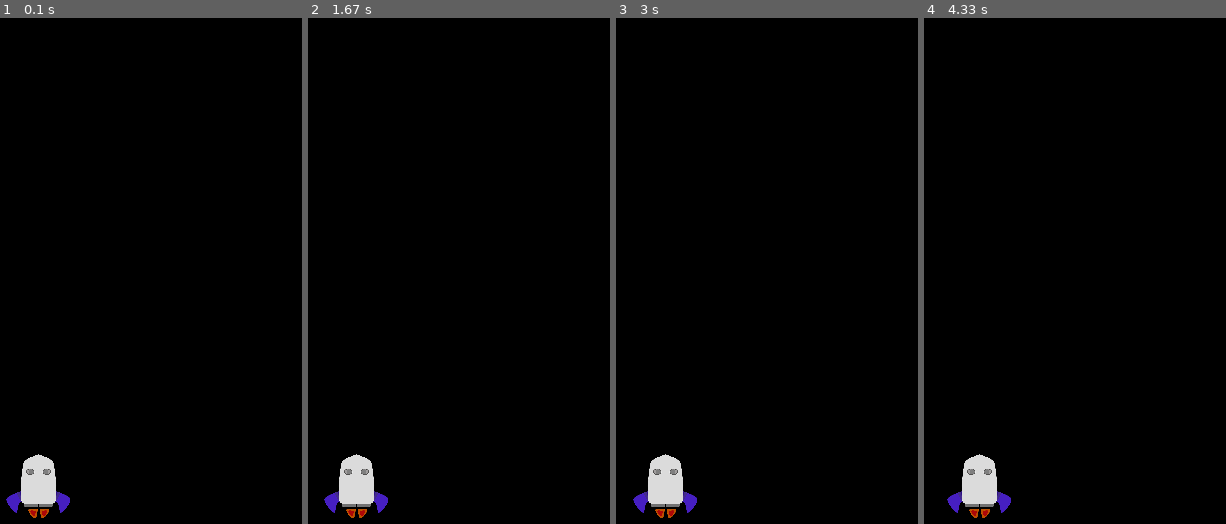
Above: before the commit, frames 1-4 (left to right).
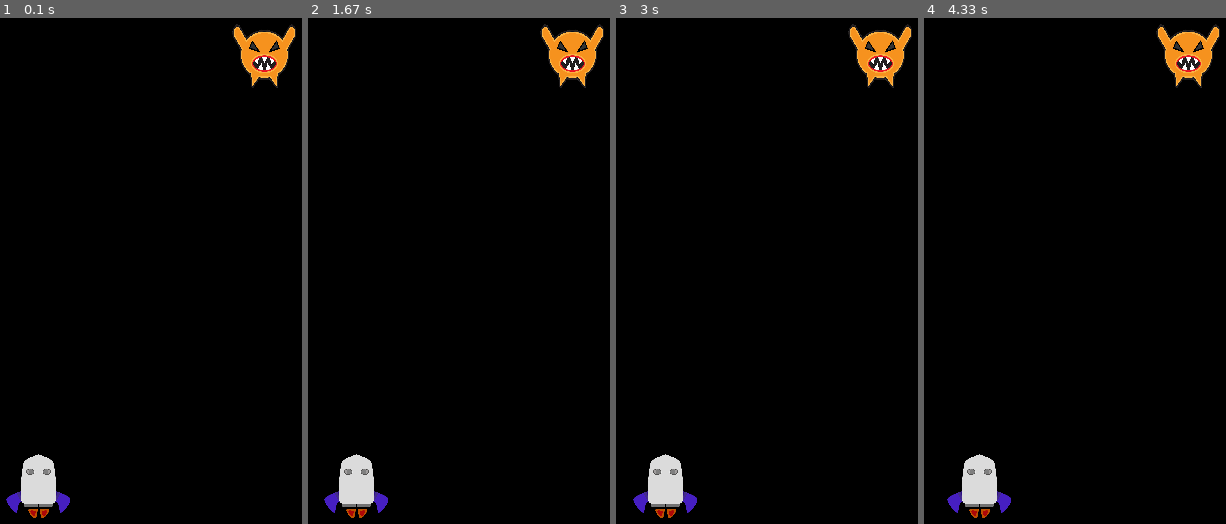
Above: after the commit, the same moments.

Repository: aditya-deo/pygame-spaceinvader
Game: pygame game, started from main.py
Same seed, same stepped clock (60 frames per second), same inputs: the game is played once before the commit and once after it.
Inputs:
- Up to frame 1 (0.1 s): no input
- Up to frame 2 (1.67 s): hold Right 0.33-0.8 s; hold Right 0.83-1.3 s; hold Left from 1.33 s (still down)
- Up to frame 3 (3 s): release Left at 1.87 s; hold Left 1.9-2.3 s; hold Right 2.33-2.97 s
- Up to frame 4 (4.33 s): hold Left 3-3.47 s; hold Right 3.5-3.97 s; hold Right from 4 s (still down)

The runs differ from the first frame. In frame 1, 1.6% of the frame differs, in the area x 76-99%, y 1-14%; in frame 2, 1.6%; in frame 3, 1.6%; in frame 4, 1.6%.

Commit message:
add monster1

Diff:
--- a/main.py
+++ b/main.py
@@ -1,3 +1,4 @@
+import random
 import pygame
 
 pygame.init()
@@ -9,17 +10,30 @@
 icon = pygame.image.load("ufo.png")
 pygame.display.set_icon(icon)
 spaceship_size = (64, 64)
+monster1_size = (64, 64)
 
 # player
 playerImg = pygame.image.load("rocket.png")
 playerImg = pygame.transform.scale(playerImg, spaceship_size)
+
+enemyImg1 = pygame.image.load("monster1.png")
+enemyImg1 = pygame.transform.scale(enemyImg1, monster1_size)
+
 playerX = 368
 playerY = 480
 playerX_change = 0
 
 
+monster1X = random.randint(32, 768)
+monster1Y = 50
+
+
 def player(x, y):
     screen.blit(playerImg, (x, y))
+
+
+def monster1(x, y):
+    screen.blit(enemyImg1, (x, y))
 
 
 # game loop
@@ -38,5 +52,11 @@
         elif event.type == pygame.KEYUP:
             playerX_change = 0
     playerX += playerX_change
+    if playerX < 0:
+        playerX = 0
+    elif playerX > 736:
+        playerX = 736
+
+    monster1(monster1X, monster1Y)
     player(playerX, playerY)
     pygame.display.update()
Binary file added: monster1.png
Binary file added: monster2.png
